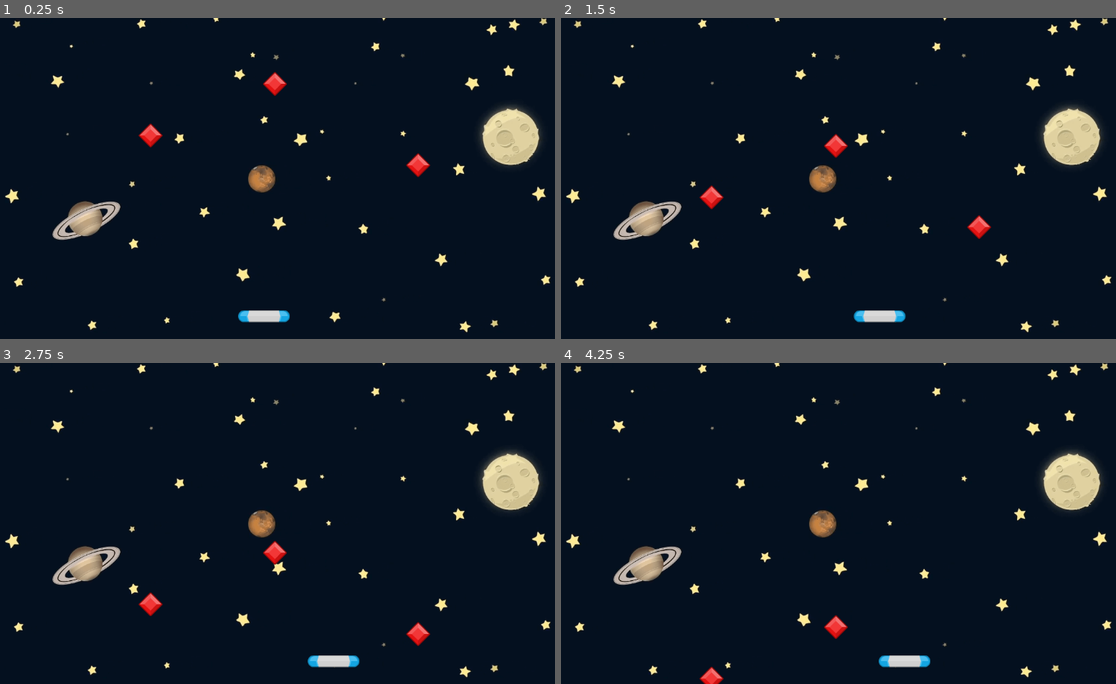
Above: before the commit, frames 1-4 (two rows, left to right).
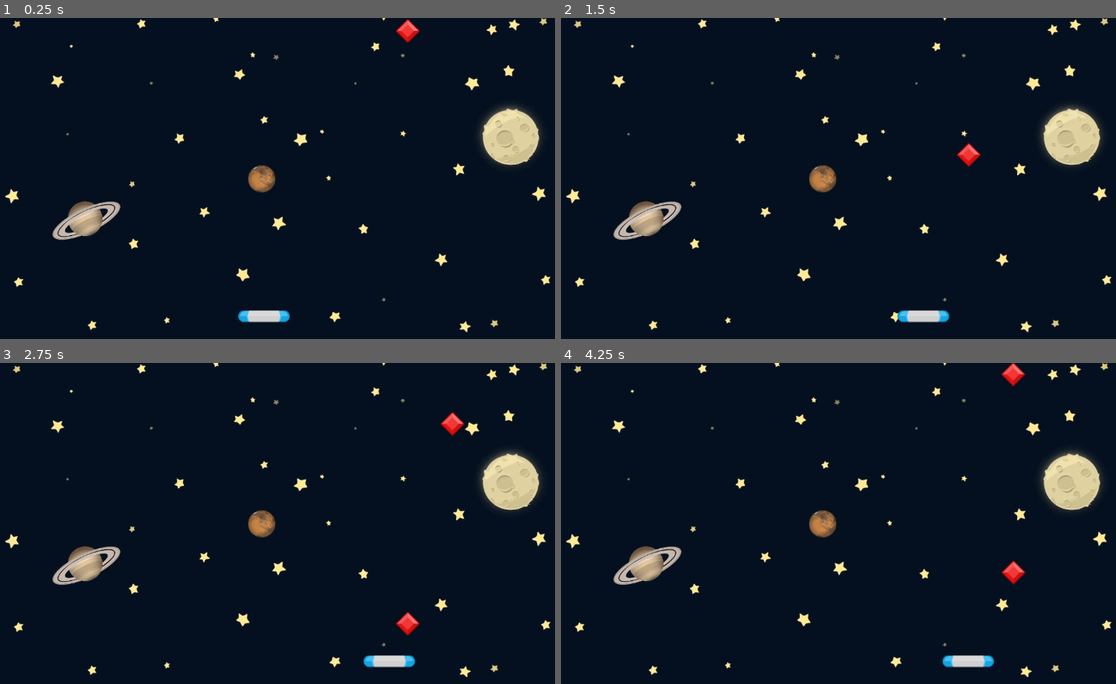
Above: after the commit, the same moments.

Repository: Kisa-chan/gemcatcher
Game: Godot game, scene res://Scenes/Game/Game.tscn
Two runs of this game, one before a commit and one after it. Both use one fixed random seed, a clock stepped at 60 frames per second and the inputs below.
Inputs:
- Up to frame 1 (0.25 s): no input
- Up to frame 2 (1.5 s): hold Right (move_right) 0.53-1.28 s; hold Left (move_left) from 1.28 s (still down)
- Up to frame 3 (2.75 s): release Left (move_left) at 2.03 s; hold Right (move_right) from 2.03 s (still down)
- Up to frame 4 (4.25 s): release Right (move_right) at 3.53 s; hold Left (move_left) from 3.53 s (still down)

The runs differ from the first frame. In frame 1, 0.7% of the frame differs, in the area x 24-78%, y 0-50%; in frame 2, 1.3%; in frame 3, 1.5%, in the area x 24-84%, y 15-95%; in frame 4, 1.4%.

Commit message:
Segundo día de trabajo con signals

Diff:
--- a/Scenes/Game/Game.gd
+++ b/Scenes/Game/Game.gd
@@ -1,5 +1,44 @@
 extends Node2D
+
+const GEM = preload("res://Scenes/Gem/Gem.tscn")
+const MARGIN: float = 70.0
+
+@onready var spawn_timer: Timer = $SpawnTimer
+@onready var paddle: Area2D = $Paddle
+
+
+func _ready() -> void:
+	spawn_gem()
+
+func spawn_gem() -> void:
+	var new_gem: Gem = GEM.instantiate()
+	var x_pos: float = randf_range(
+		get_viewport_rect().position.x + MARGIN,
+		get_viewport_rect().end.x - MARGIN
+		)
+	var y_pos: float = -50.0
+	new_gem.position = Vector2(x_pos, y_pos)
+	new_gem.gem_off_screen.connect(_on_gem_gem_off_screen)
+	add_child(new_gem)
+
+
+func stop_all() -> void:
+	spawn_timer.stop()
+	paddle.set_process(false)
+	for child in get_children():
+		if child is Gem:
+			child.set_process(false)
 
 
 func _on_paddle_area_entered(area: Area2D) -> void:
 	print("Collision ", area) # Replace with function body.
+
+
+
+
+func _on_gem_gem_off_screen() -> void:
+	stop_all() # Replace with function body.
+
+
+func _on_timer_timeout() -> void:
+	spawn_gem() # Replace with function body.
--- a/Scenes/Game/Game.tscn
+++ b/Scenes/Game/Game.tscn
@@ -1,9 +1,8 @@
-[gd_scene load_steps=5 format=3 uid="uid://dfmgyv20sc7b2"]
+[gd_scene load_steps=4 format=3 uid="uid://dfmgyv20sc7b2"]
 
 [ext_resource type="Script" uid="uid://dmp8x5ooitpwn" path="res://Scenes/Game/Game.gd" id="1_ln2h6"]
 [ext_resource type="Texture2D" uid="uid://drqhrc0e4nly3" path="res://assets/GameBg.png" id="1_rdw05"]
 [ext_resource type="PackedScene" uid="uid://b1ajql2g8cvu1" path="res://Scenes/Paddle/Paddle.tscn" id="2_gwu2e"]
-[ext_resource type="PackedScene" uid="uid://cud06xn8f6sqh" path="res://Scenes/Gem/Gem.tscn" id="3_xbxml"]
 
 [node name="Game" type="Node2D"]
 script = ExtResource("1_ln2h6")
@@ -16,13 +15,9 @@
 [node name="Paddle" parent="." instance=ExtResource("2_gwu2e")]
 position = Vector2(538, 602)
 
-[node name="Gem" parent="." instance=ExtResource("3_xbxml")]
-position = Vector2(560, 82)
-
-[node name="Gem2" parent="." instance=ExtResource("3_xbxml")]
-position = Vector2(848, 246)
-
-[node name="Gem3" parent="." instance=ExtResource("3_xbxml")]
-position = Vector2(310, 186)
+[node name="SpawnTimer" type="Timer" parent="."]
+wait_time = 2.0
+autostart = true
 
 [connection signal="area_entered" from="Paddle" to="." method="_on_paddle_area_entered"]
+[connection signal="timeout" from="SpawnTimer" to="." method="_on_timer_timeout"]
--- a/Scenes/Gem/Gem.gd
+++ b/Scenes/Gem/Gem.gd
@@ -1,8 +1,10 @@
 extends Area2D
 
+class_name Gem
 
+signal gem_off_screen
 
-const SPEED: float = 100.0
+const SPEED: float = 200.0
 
 
 # Called when the node enters the scene tree for the first time.
@@ -16,6 +18,7 @@
 
 	if position.y >get_viewport_rect().end.y:
 		print("Gem falls off")
+		gem_off_screen.emit()
 		die()
 
 func die() -> void:
--- a/Scenes/Paddle/Paddle.gd
+++ b/Scenes/Paddle/Paddle.gd
@@ -1,6 +1,6 @@
 extends Area2D
 
-const SPEED: float = 200.0
+const SPEED: float = 360.0
 
 
 # Called when the node enters the scene tree for the first time.
